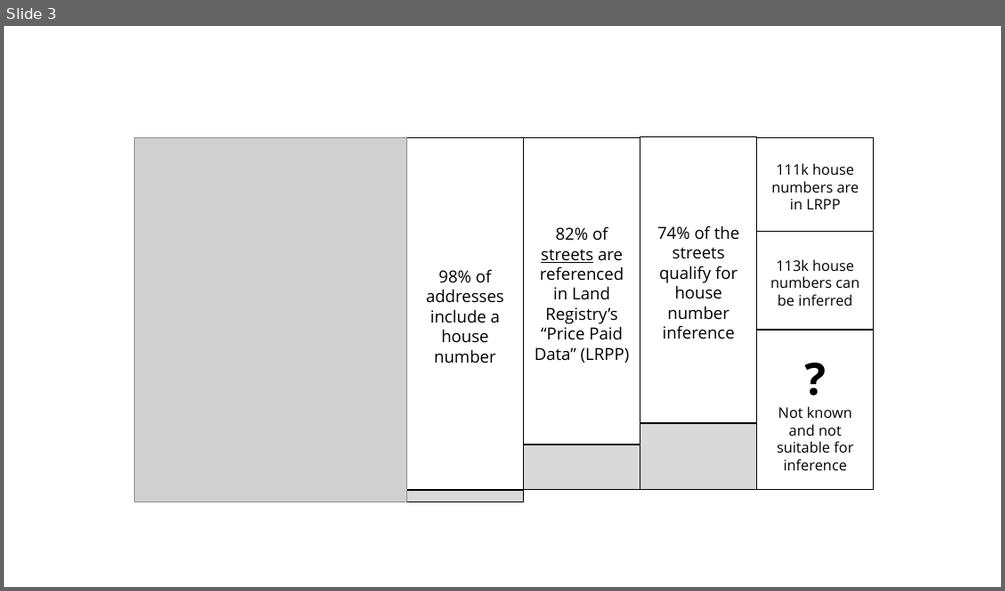
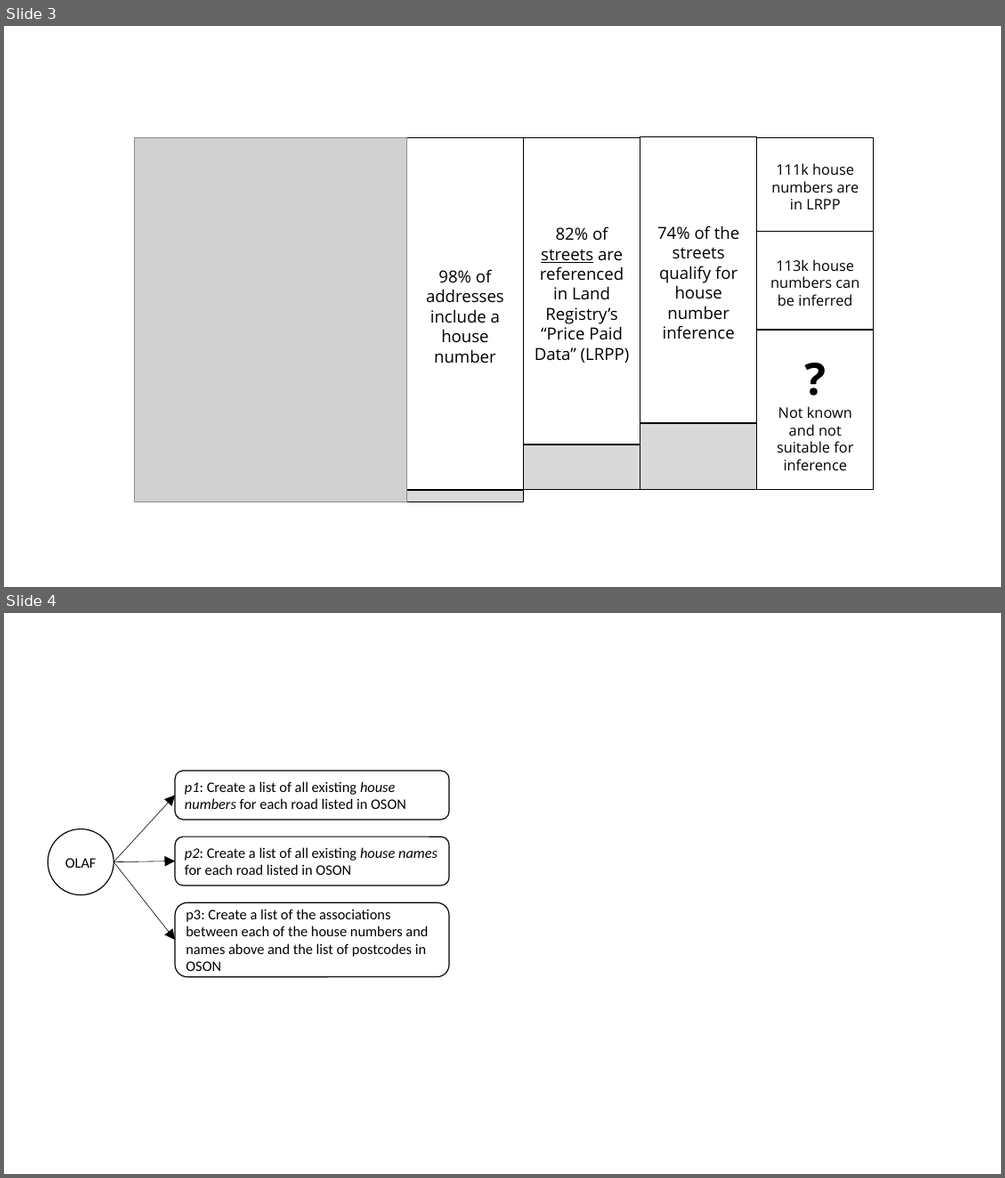
Before and after one commit to Digital-Contraptions-Imaginarium/OLAF-ICWE2016-paper, a slide deck: images_src/misc_powerpoint.pptx. Shown one above the other, each under a label of ours: slide 3 before the commit, slides 3 and 4 after it. The pictures are 1005x591 and 1005x1178 pixels, drawn with LibreOffice and Linux fonts; fonts in the diff are those of the drawing; grey boxes stand for pictures. Boxes give left, top, right and bottom in pixels: in the first picture for what was removed or moved away, otherwise in the second. Text is boxed around its words. In the diff, an @@ line names an element or a change of style, - is before the commit and + after.

```diff
--- a/images_src/misc_powerpoint.pptx
+++ b/images_src/misc_powerpoint.pptx
@@ slide 4 added at (4,613,1001,1174), background #FFFFFF @@
@@ rounded rectangle added at (175,771,450,819), fill #FFFFFF, outline #000000 1 pt, 14 pt, text #000000 @@
+p1: Create a list of all existing house numbers for each road listed in OSON
@@ arrow added from (114, 862) to (175, 795), #000000 0.5 pt @@
@@ ellipse added at (48,829,113,895), fill #FFFFFF, outline #000000 1 pt, 14 pt, text #000000 @@
+OLAF
@@ rounded rectangle added at (175,836,450,885), fill #FFFFFF, outline #000000 1 pt, 14 pt, text #000000 @@
+p2: Create a list of all existing house names for each road listed in OSON
@@ arrow added from (114, 862) to (175, 861), #000000 0.5 pt @@
@@ arrow added from (114, 862) to (175, 940), #000000 0.5 pt @@
@@ rounded rectangle added at (175,902,450,976), fill #FFFFFF, outline #000000 1 pt, 14 pt, text #000000 @@
+p3: Create a list of the associations between each of the house numbers and names above and the list of postcodes in OSON
```
Also in this commit, not shown: 1 slide changed, 2 other files.
